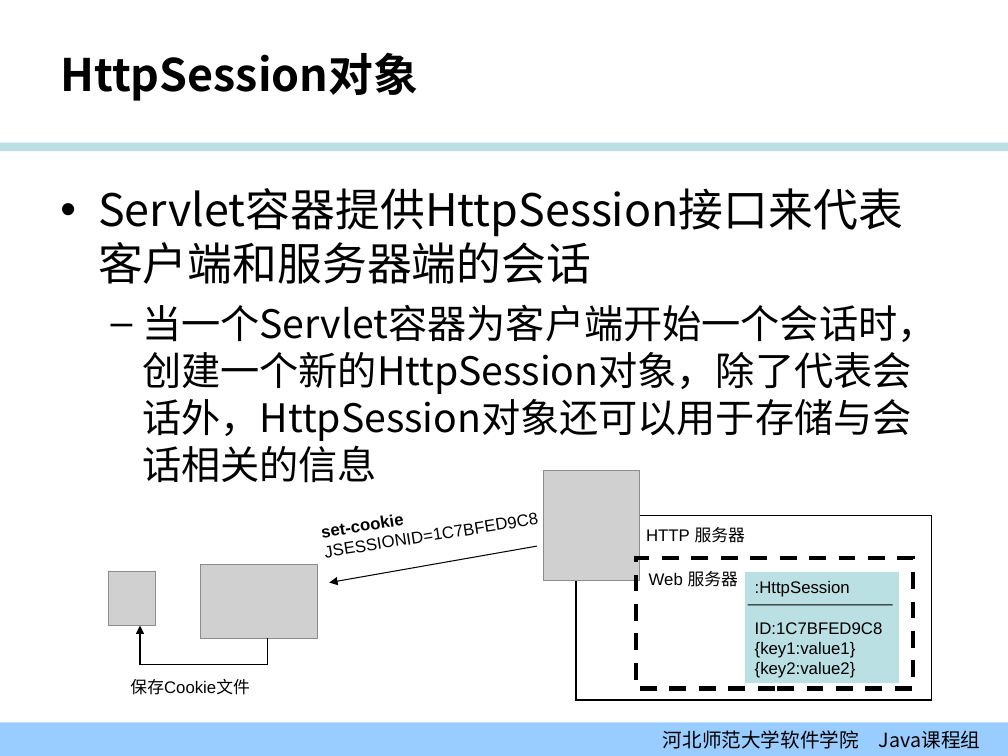
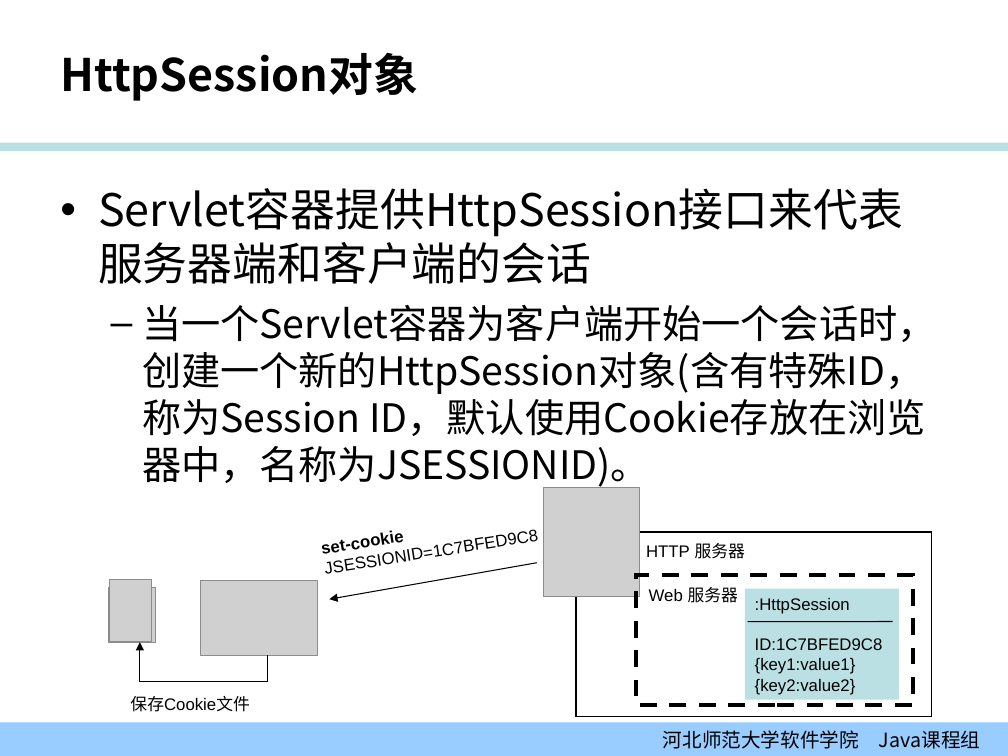
Before and after one commit to edu2act/course-JavaEE, a slide deck: slide 22 of 课程PPT/02-01_会话.ppt (slide 18 before the commit). Drawn at 1008x756 pixels with LibreOffice and Linux fonts; fonts in the diff are those of the drawing; grey boxes stand for pictures; background and template pictures are left out. Boxes give left, top, right and bottom in pixels: in the first picture for what was removed or moved away, otherwise in the second. Text is boxed around its words. In the diff, an @@ line names an element or a change of style, - is before the commit and + after.

```diff
--- a/课程PPT/02-01_会话.ppt
+++ b/课程PPT/02-01_会话.ppt
@@ text at (142, 304, 936, 490): text changed @@
-• Servlet容器提供HttpSession接口来代表客户端和服务器端的会话
-  – 当一个Servlet容器为客户端开始一个会话时，创建一个新的HttpSession对象，除了代表会话外，HttpSession对象还可以用于存储与会话相关的信息
+• Servlet容器提供HttpSession接口来代表服务器端和客户端的会话
+  – 当一个Servlet容器为客户端开始一个会话时，创建一个新的HttpSession对象(含有特殊ID，称为Session ID，默认使用Cookie存放在浏览器中，名称为JSESSIONID)。
@@ picture: place and size @@
-picture at (109, 572, 156, 626)
+picture at (109, 580, 151, 642)
@@ picture added at (109, 588, 156, 642) @@
@@ 4 texts, 3 rectangles, 2 pictures, 1 arrow, 1 line, 1 elbow arrow: place and size @@
-4 texts, 3 rectangles, 2 pictures, 1 arrow, 1 line, 1 elbow arrow at (130, 471, 931, 700)
+4 texts, 3 rectangles, 2 pictures, 1 arrow, 1 line, 1 elbow arrow at (130, 487, 931, 717)
```
Also in this commit, not shown: 13 other slides changed, 5 slides added, 6 other files.
